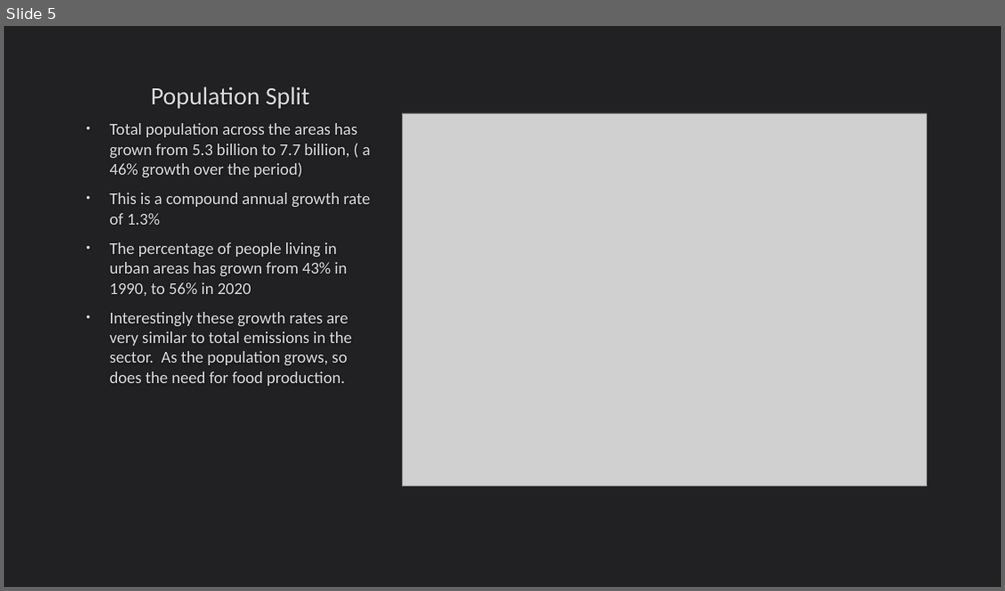
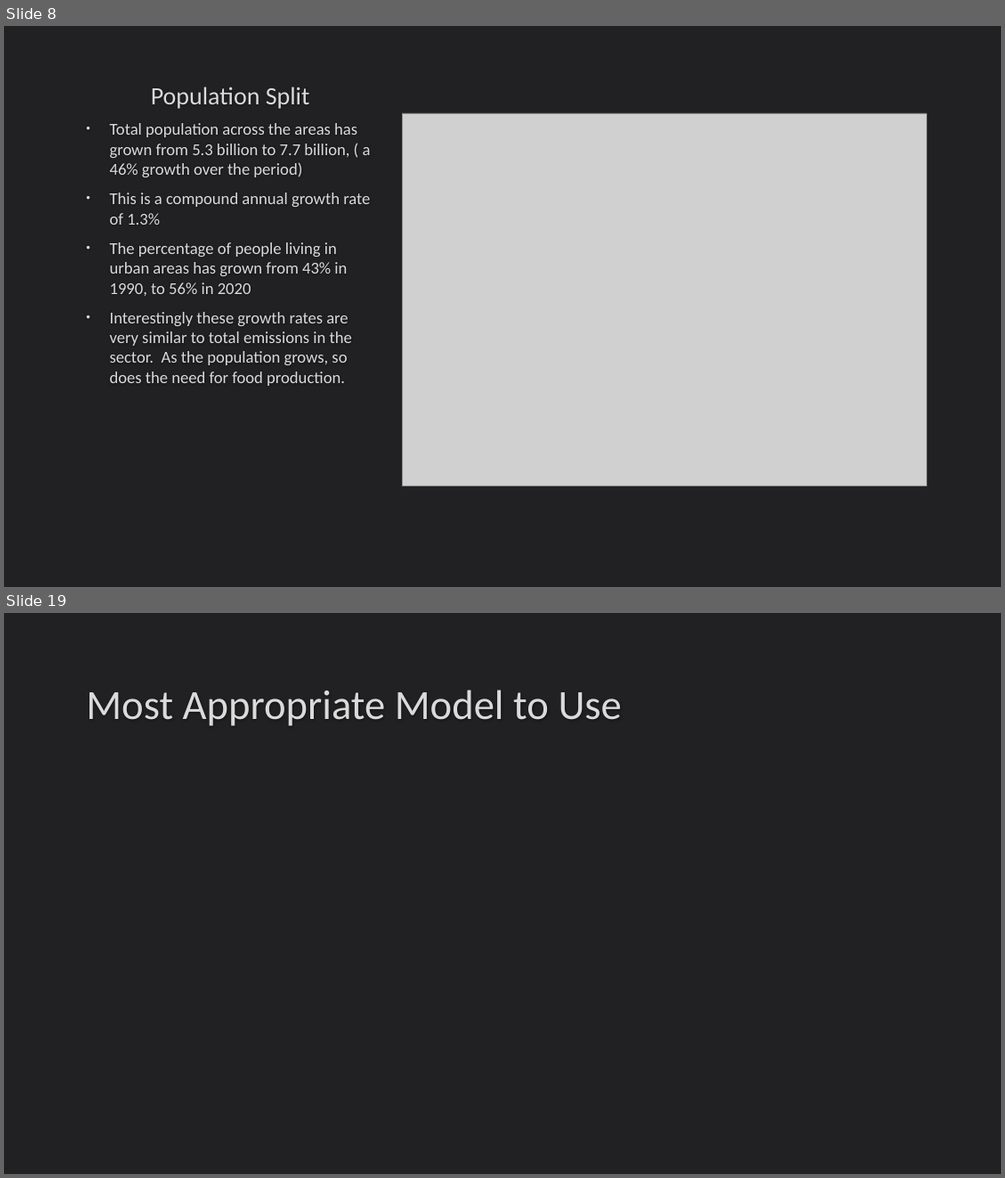
Before and after one commit to DavidFHarrison/2403PTDS_Regression_DH, a slide deck: Regression Project – PTDS 2403.pptx. Shown one above the other, each under a label of ours: slide 5 before the commit, slides 8 and 19 after it; the slides between them are not shown. The pictures are 1005x591 and 1005x1178 pixels, drawn with LibreOffice and Linux fonts; fonts in the diff are those of the drawing; grey boxes stand for pictures. Boxes give left, top, right and bottom in pixels: in the first picture for what was removed or moved away, otherwise in the second. Text is boxed around its words. In the diff, an @@ line names an element or a change of style, - is before the commit and + after.

```diff
--- a/Regression Project – PTDS 2403.pptx
+++ b/Regression Project – PTDS 2403.pptx
@@ slide 19 added at box(4, 613, 1001, 1174), background #212123 @@
@@ title added at box(86, 690, 622, 726), 40 pt, text #DADADA @@
+Most Appropriate Model to Use
@@ what was slide 5 is now slide 8 @@
```
Also in this commit, not shown: 1 slide changed, 12 other slides added, 2 other files.
